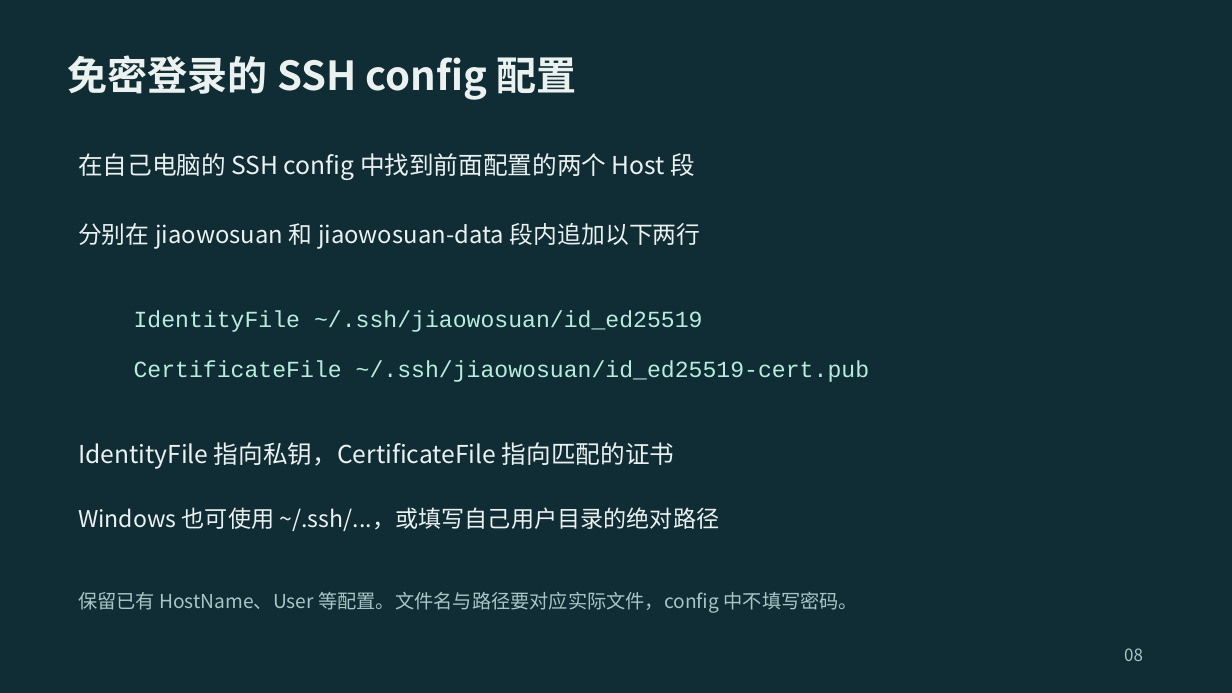
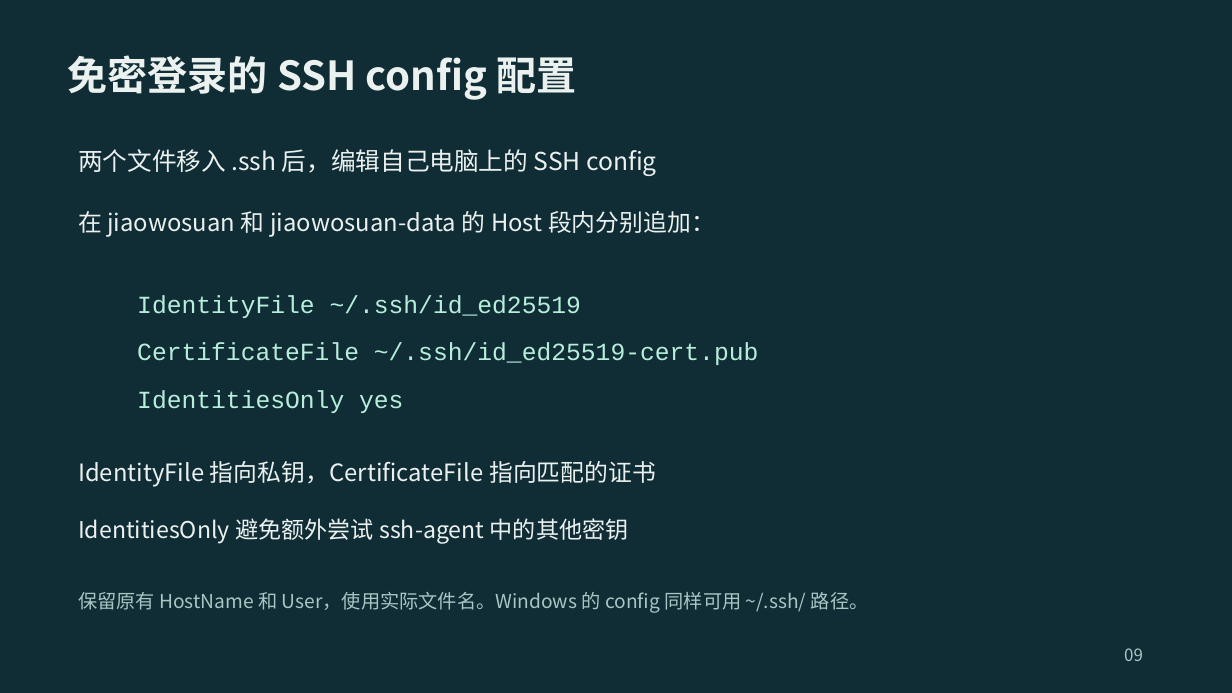
Before and after one commit to 2026-fall-calabs/calabs-2026-fall-starter, a slide deck: slide 9 of docs/交我算平台Lab运行指南-学生版.pptx (slide 8 before the commit). Drawn at 1232x693 pixels with LibreOffice and Linux fonts; fonts in the diff are those of the drawing. Boxes give left, top, right and bottom in pixels: in the first picture for what was removed or moved away, otherwise in the second. Text is boxed around its words. In the diff, an @@ line names an element or a change of style, - is before the commit and + after.

```diff
--- a/docs/交我算平台Lab运行指南-学生版.pptx
+++ b/docs/交我算平台Lab运行指南-学生版.pptx
@@ text at <box>78,149,657,176</box>: text changed @@
-在自己电脑的 SSH config 中找到前面配置的两个 Host 段
+两个文件移入 .ssh 后，编辑自己电脑上的 SSH config
@@ text at <box>78,211,715,237</box>: text changed @@
-分别在 jiaowosuan 和 jiaowosuan-data 段内追加以下两行
+在 jiaowosuan 和 jiaowosuan-data 的 Host 段内分别追加：
@@ text at <box>137,295,581,318</box>: text changed; size 22.5 to 24 pt @@
-IdentityFile ~/.ssh/jiaowosuan/id_ed25519
+IdentityFile ~/.ssh/id_ed25519
@@ text at <box>137,342,759,365</box>: text changed; size 22.5 to 24 pt @@
-CertificateFile ~/.ssh/jiaowosuan/id_ed25519-cert.pub
+CertificateFile ~/.ssh/id_ed25519-cert.pub
@@ text added at <box>137,390,403,413</box>, 24 pt, text #B7EDDB @@
+IdentitiesOnly yes
@@ text "IdentityFile 指向私钥，CertificateFile 指向匹配的证书": place and size @@
-text "IdentityFile 指向私钥，CertificateFile 指向匹配的证书" at <box>78,442,674,469</box>
+text "IdentityFile 指向私钥，CertificateFile 指向匹配的证书" at <box>78,461,656,487</box>
@@ text "IdentityFile 指向私钥，CertificateFile 指向匹配的证书" at <box>78,461,656,487</box>: size 24 to 23.2 pt @@
@@ text removed at <box>78,507,720,531</box> @@
-Windows 也可使用 ~/.ssh/...，或填写自己用户目录的绝对路径
@@ text at <box>78,518,629,544</box>: text changed; size 18.8 to 22.5 pt; text colour #A8C6C4 to #EAF1EF @@
-保留已有 HostName、User 等配置。文件名与路径要对应实际文件，config 中不填写密码。
+IdentitiesOnly 避免额外尝试 ssh-agent 中的其他密钥
@@ text added at <box>78,592,869,613</box>, 18.8 pt, text #A8C6C4 @@
+保留原有 HostName 和 User，使用实际文件名。Windows 的 config 同样可用 ~/.ssh/ 路径。
```
Also in this commit, not shown: 18 other slides changed, 2 slides added, 1 slide removed, 1 other file.
